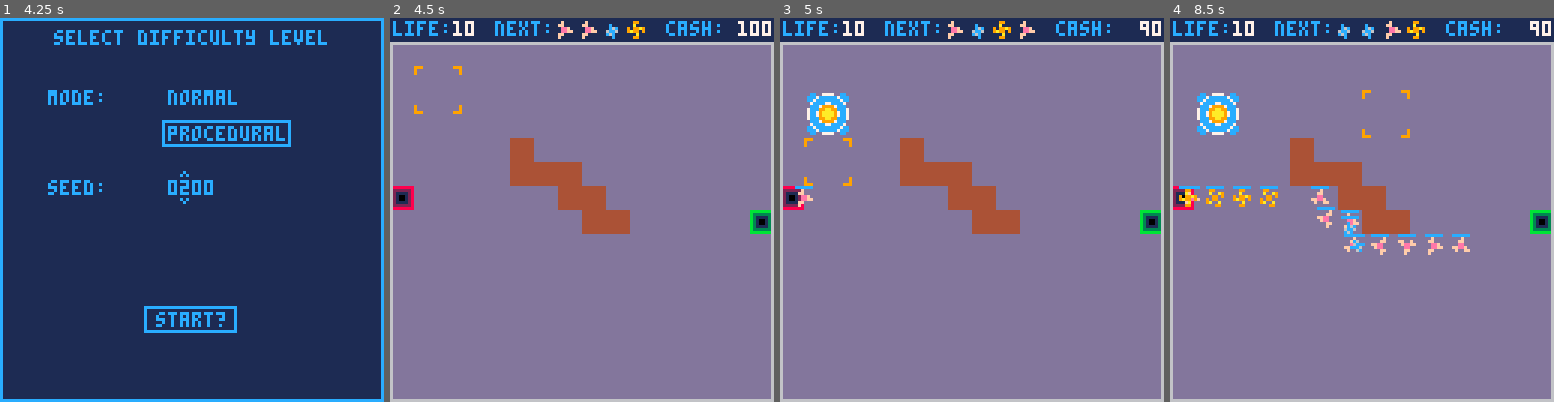
Above: before the commit, frames 1-4 (left to right).
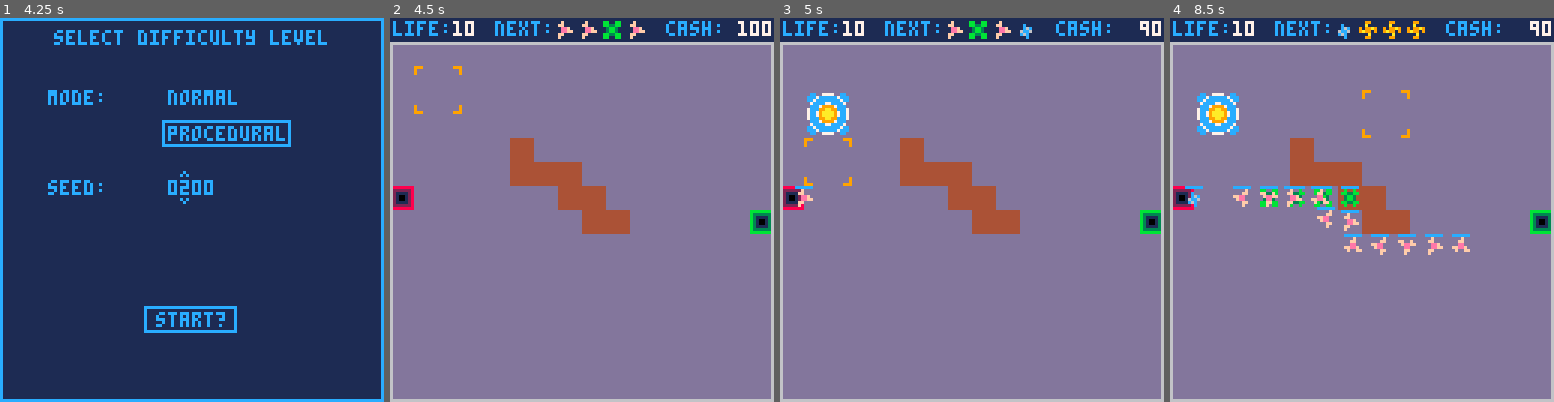
Above: after the commit, the same moments.

Repository: langchr86/pico-bubble-towers
Game: PICO-8 cartridge pico-proto.p8
Two runs of this game, one before a commit and one after it. Both use one fixed random seed, a clock stepped at 60 frames per second and the inputs below.
Inputs:
- Up to frame 1 (4.25 s): tap O (Z key) at 0.33, 0.7, 1.43, 2.22, 3.1, 3.98 s; tap X (X key) at 1.07, 2.07, 2.4, 2.73, 3.07, 3.4, 3.73, 4.07 s; hold Left 1.97-2.37 s; hold Down 2.42-2.82 s; hold Right 2.87-3.53 s; hold Up 3.58-4.08 s; hold Right from 4.13 s (still down)
- Up to frame 2 (4.5 s): keep holding Right; tap X (X key) at 4.4 s
- Up to frame 3 (5 s): release Right at 4.53 s; hold Down from 4.58 s (still down); tap X (X key) at 4.73 s; tap O (Z key) at 4.87 s
- Up to frame 4 (8.5 s): tap X (X key) every 0.33 s from 5.07 to 8.4 s; release Down at 5.08 s; hold Left 5.13-5.8 s; tap O (Z key) every 0.88 s from 5.75 to 8.4 s; hold Up 5.85-6.18 s; hold Left 6.23-6.63 s; hold Down 6.68-7.08 s; hold Right 7.13-7.8 s; hold Up 7.85-8.35 s; hold Right from 8.4 s (still down)

Frame 1 is identical in both runs. In frame 2, 0.3% of the frame differs, in the area x 55-67%, y 0-6%; in frame 3, 0.4%; in frame 4, 1.6%, in the area x 2-61%, y 0-61%.

Commit message:
add Enemy:value_mul and balance easy/medium wave

Diff:
--- a/src/enemy.lua
+++ b/src/enemy.lua
@@ -11,6 +11,7 @@
 ---@field next_pos Point
 ---@field next_pos_index number
 ---@field life number
+---@field value_mul number
 ---@field damage_factor ModVal
 ---@field speed_factor ModVal
 ---@field bullet_list Bullet[]
@@ -18,9 +19,9 @@
 Enemy.__index = Enemy
 
 ---@param type ET
----@param props EnemyProperties
+---@param value_mul number
 ---@return Enemy
-function Enemy:New(type)
+function Enemy:New(type, value_mul)
   local o = {
     type = type,
     props = ENEMY_TABLE[type],
@@ -32,6 +33,7 @@
     next_pos = Point:Zero(),
     next_pos_index = 1,
     life = ENEMY_TABLE[type].life,
+    value_mul = value_mul,
     damage_factor = ModVal:New(1),
     speed_factor = ModVal:New(1),
     bullet_list = {},
@@ -41,7 +43,7 @@
 
 ---@return Enemy
 function Enemy:Clone()
-  return Enemy:New(self.type)
+  return Enemy:New(self.type, self.value_mul)
 end
 
 ---@param x number
@@ -108,7 +110,7 @@
 
 ---@return number
 function Enemy:GetValue()
-  return flr(self.props.value)
+  return flr(self.props.value * self.value_mul)
 end
 
 function Enemy:Update()
--- a/src/wave.lua
+++ b/src/wave.lua
@@ -73,24 +73,45 @@
   ---@type Wave[]
   local list = {}
 
-  -- easy
   if level == 0 then
-    AddEnemy(list, 2, ET.NORMAL)
-    AddEnemy(list, 4, ET.NORMAL)
-    AddEnemy(list, 3, ET.FAST)
-    AddEnemy(list, 4, ET.HEAVY)
-    AddEnemy(list, 5, ET.FAST)
-    AddEnemy(list, 3, ET.GHOST)
-    AddEnemy(list, 7, ET.NORMAL)
-    AddEnemy(list, 5, ET.GHOST)
-    AddEnemy(list, 3, ET.REGENERATE)
-    AddEnemy(list, 2, ET.NORMAL_BOSS)
-  -- medium
+    -- easy
+    AddEnemy(list, 2, ET.NORMAL, 2)
+    AddEnemy(list, 4, ET.NORMAL, 2)
+    AddEnemy(list, 3, ET.FAST, 2)
+    AddEnemy(list, 1, ET.HEAVY, 2)
+    AddEnemy(list, 5, ET.FAST, 2)
+    AddEnemy(list, 3, ET.GHOST, 2)
+    AddEnemy(list, 6, ET.NORMAL, 2)
+    AddEnemy(list, 5, ET.GHOST, 2)
+    AddEnemy(list, 3, ET.REGENERATE, 2)
+    AddEnemy(list, 2, ET.NORMAL_BOSS, 2)
   elseif level == 1 then
-
-  -- hard
+    -- medium
+    AddEnemy(list, 2, ET.NORMAL, 1.5)
+    AddEnemy(list, 4, ET.NORMAL, 1.5)
+    AddEnemy(list, 3, ET.FAST, 1.5)
+    AddEnemy(list, 1, ET.HEAVY, 1.5)
+    AddEnemy(list, 5, ET.FAST, 1.5)
+    AddEnemy(list, 3, ET.GHOST, 1.5)
+    AddEnemy(list, 6, ET.NORMAL, 1.5)
+    AddEnemy(list, 5, ET.GHOST, 1.5)
+    AddEnemy(list, 3, ET.REGENERATE, 1.5)
+    AddEnemy(list, 2, ET.NORMAL_BOSS, 2)
+    AddEnemy(list, 5, ET.FAST, 1.5)
+    AddEnemy(list, 2, ET.HEAVY, 2)
+    AddEnemy(list, 4, ET.HEAVY, 2)
+    AddEnemy(list, 5, ET.GHOST, 1.5)
+    AddEnemy(list, 4, ET.REGENERATE, 1.5)
+    AddEnemy(list, 6, ET.GHOST, 1.5)
+    AddEnemy(list, 8, ET.NORMAL, 1)
+    AddEnemy(list, 12, ET.NORMAL, 1)
+    AddEnemy(list, 3, ET.HEAVY_BOSS, 1.5)
+    AddEnemy(list, 10, ET.FAST, 1.5)
+    AddEnemy(list, 5, ET.FAST_BOSS, 1.5)
+    AddEnemy(list, 6, ET.REGENERATE, 1)
   else
-
+    -- hard
+    AddEnemy(list, 2, ET.NORMAL, 1)
   end
 
   return list
@@ -122,7 +143,9 @@
       enemy_count = flr(1 + rnd(3))
     end
 
-    AddEnemy(list, enemy_count, type)
+    local value_mul = flr(1 + rnd(2))
+
+    AddEnemy(list, enemy_count, type, value_mul)
   end
 
   return list
@@ -131,6 +154,7 @@
 ---@param list Wave[]
 ---@param count number
 ---@param type ET
-function AddEnemy(list, count, type)
-  add(list, Wave:New(count, Enemy:New(type)))
+---@param value_mul number
+function AddEnemy(list, count, type, value_mul)
+  add(list, Wave:New(count, Enemy:New(type, value_mul)))
 end
